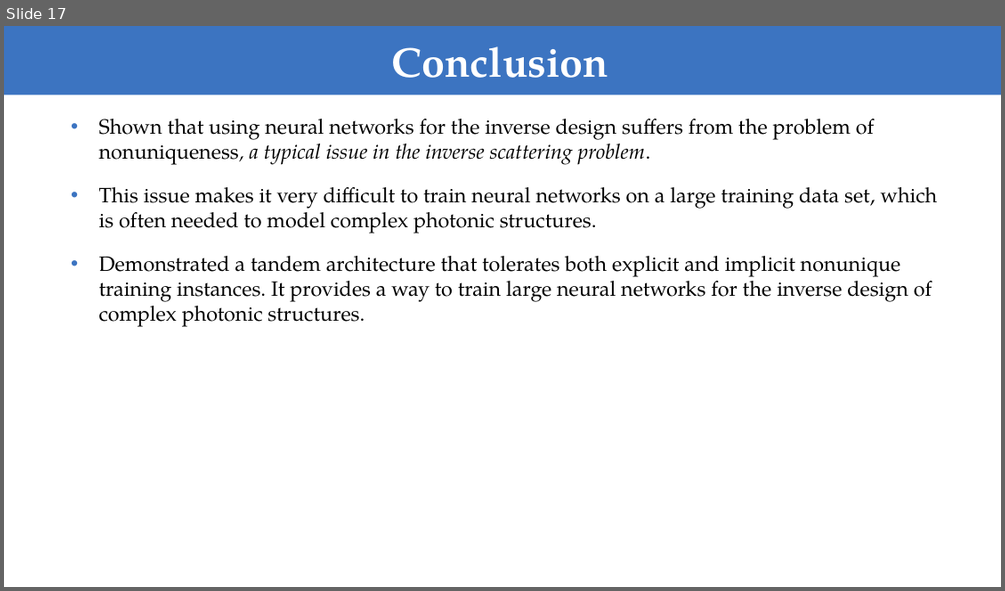
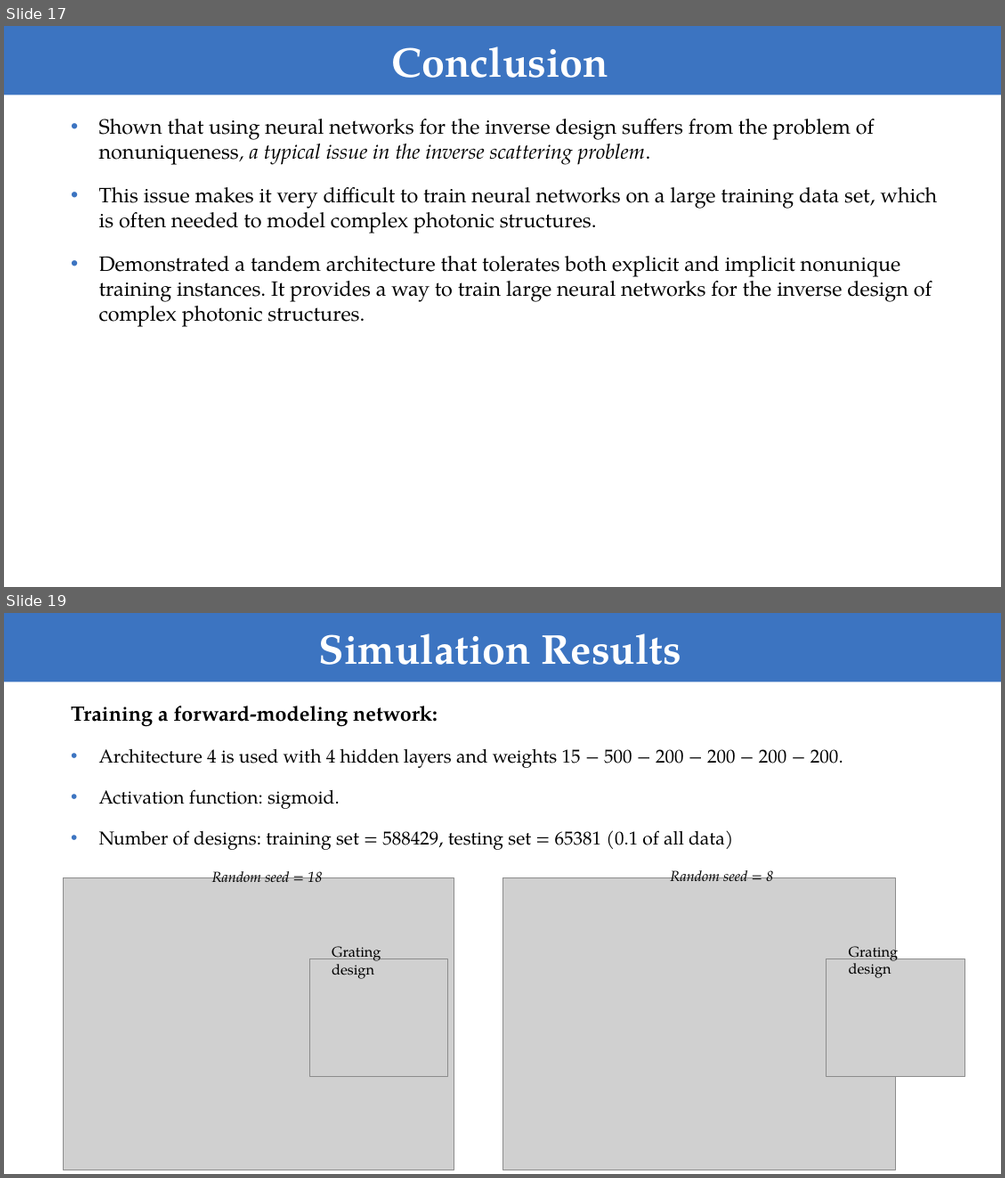
Before and after one commit to FiodarM/InvDesignNet, a slide deck: Training Deep Neural Networks for the Inverse Design of Nanophotonic Structures.pptx. Shown one above the other, each under a label of ours: slide 17 before the commit, slides 17 and 19 after it; the slides between them are not shown. The pictures are 1005x591 and 1005x1178 pixels, drawn with LibreOffice and Linux fonts; fonts in the diff are those of the drawing; grey boxes stand for pictures. Boxes give left, top, right and bottom in pixels: in the first picture for what was removed or moved away, otherwise in the second. Text is boxed around its words. In the diff, an @@ line names an element or a change of style, - is before the commit and + after.

Commit message:
Add simulation results.

```diff
--- a/Training Deep Neural Networks for the Inverse Design of Nanophotonic Structures.pptx
+++ b/Training Deep Neural Networks for the Inverse Design of Nanophotonic Structures.pptx
@@ slide 19 added at <box>4,613,1001,1174</box>, background #FFFFFF @@
@@ rectangle added at <box>4,613,1001,682</box>, fill #3C74C1 @@
@@ title added at <box>319,633,681,665</box>, 40 pt, text #FFFFFF, bold @@
+Simulation Results
@@ text added at <box>71,706,843,850</box>, 18 pt, text #000000 @@
+Training a forward-modeling network:
+• Architecture 4 is used with 4 hidden layers and weights 15 − 500 − 200 − 200 − 200 − 200.
+• Activation function: sigmoid.
+• Number of designs: training set = 588429, testing set = 65381 (0.1 of all data)
@@ group added at <box>64,866,455,1169</box>: 2 pictures, 2 texts @@
+Grating design
+Random seed = 18
@@ group added at <box>502,866,965,1169</box>: 2 pictures, 2 texts @@
+Grating design
+Random seed = 8
```
Also in this commit, not shown: 1 slide changed, 3 other slides added.
